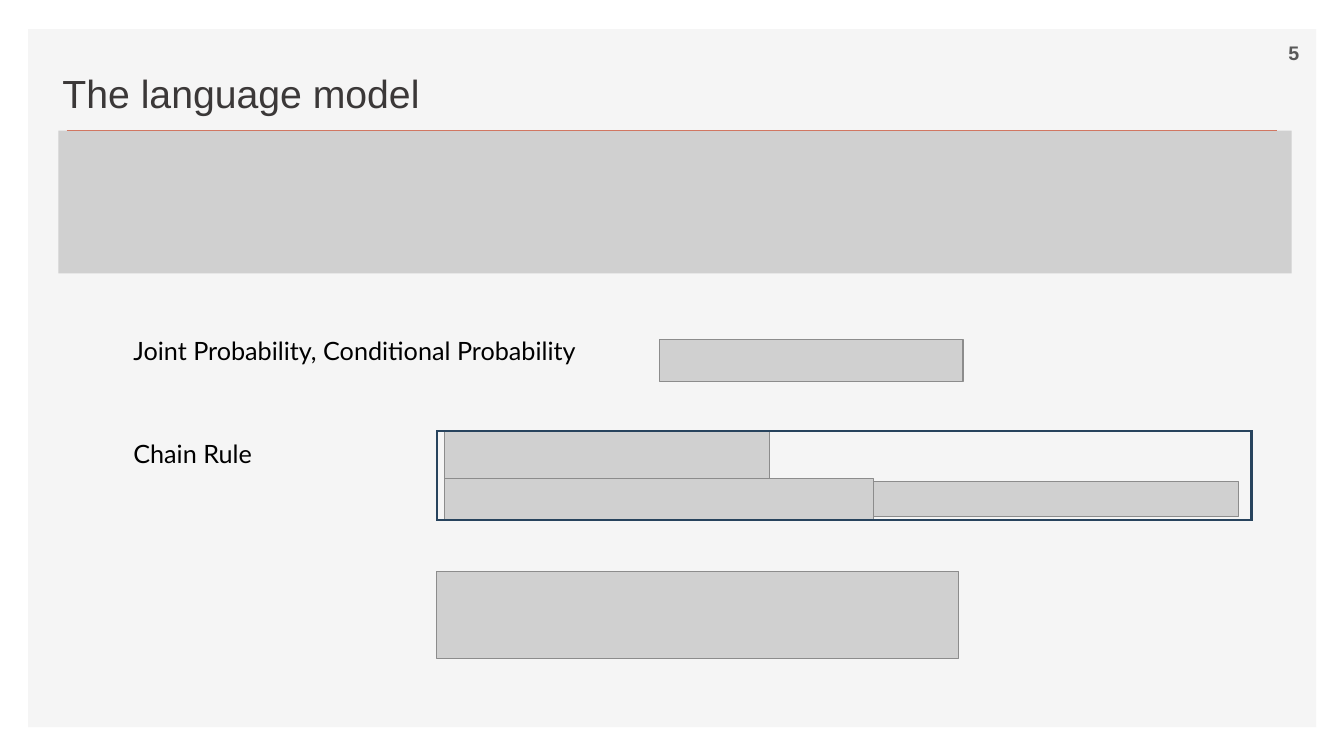
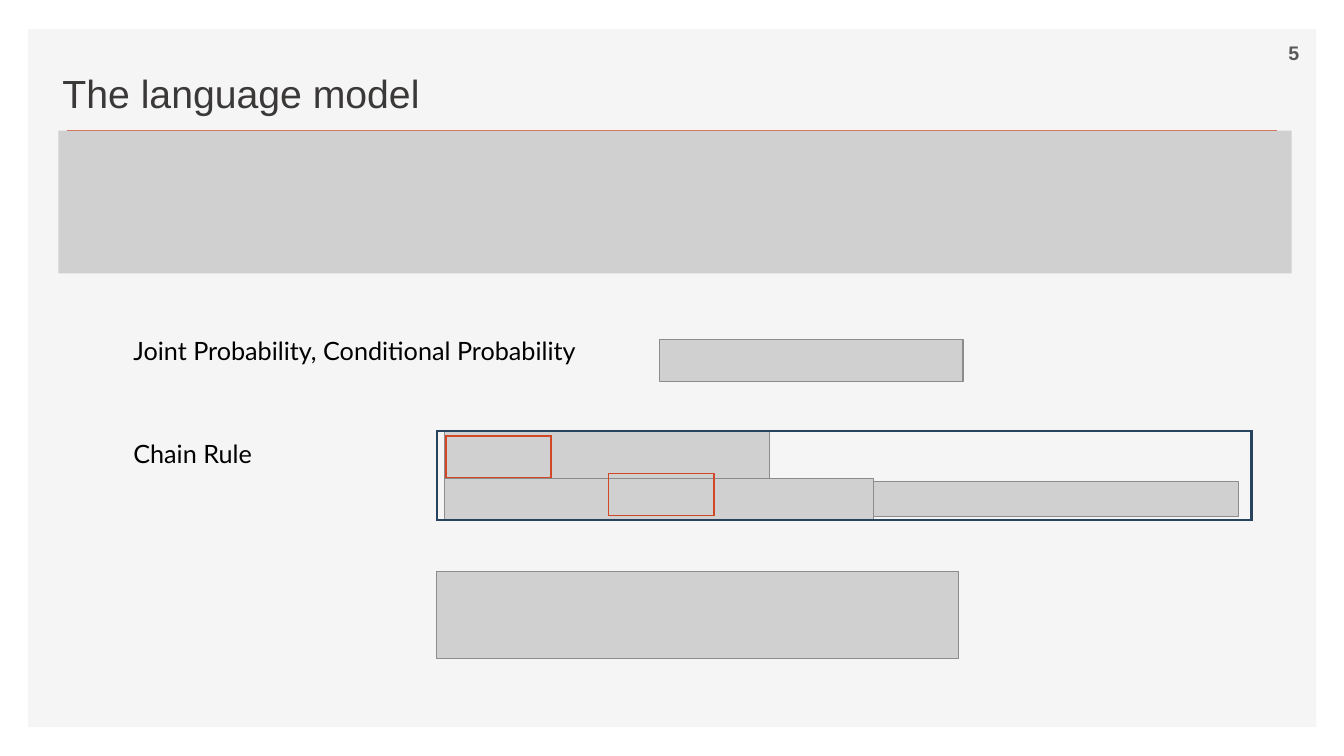
Before and after one commit to ancestor9/2026_Fall_Deep-Learning-with-Python, a slide deck: slide 5 of Chapter 15 Language models and the Transformer.pptx. Drawn at 1344x756 pixels with LibreOffice and Linux fonts; fonts in the diff are those of the drawing; grey boxes stand for pictures; background and template pictures are left out. Boxes give left, top, right and bottom in pixels: in the first picture for what was removed or moved away, otherwise in the second. Text is boxed around its words. In the diff, an @@ line names an element or a change of style, - is before the commit and + after.

```diff
--- a/Chapter 15 Language models and the Transformer.pptx
+++ b/Chapter 15 Language models and the Transformer.pptx
@@ rectangle added at (x1=446, y1=436, x2=552, y2=477), outline #D24726 1 pt @@
@@ rectangle added at (x1=609, y1=474, x2=715, y2=515), outline #D24726 1 pt @@
```
Also in this commit, not shown: 4 other slides changed, 1 other file.
